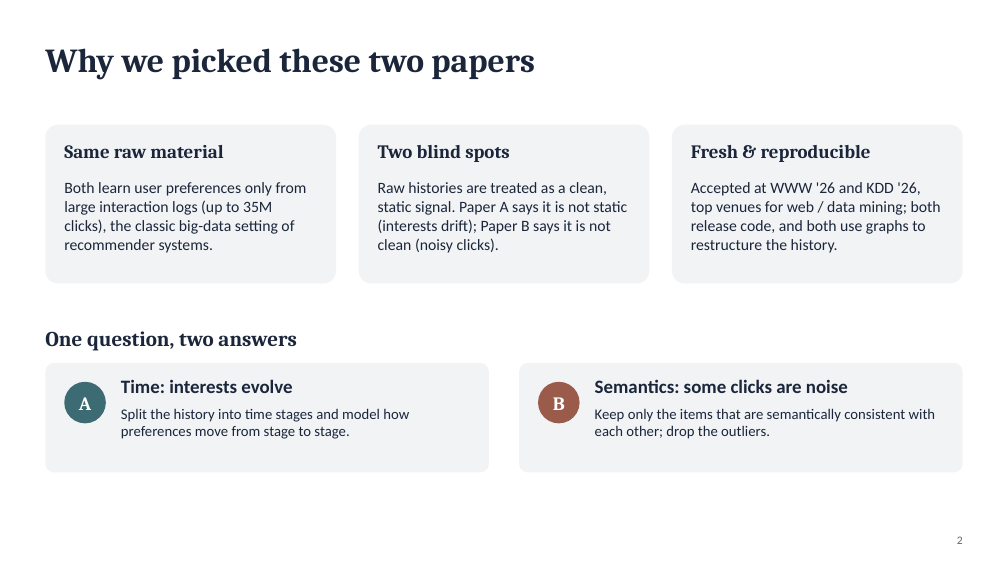
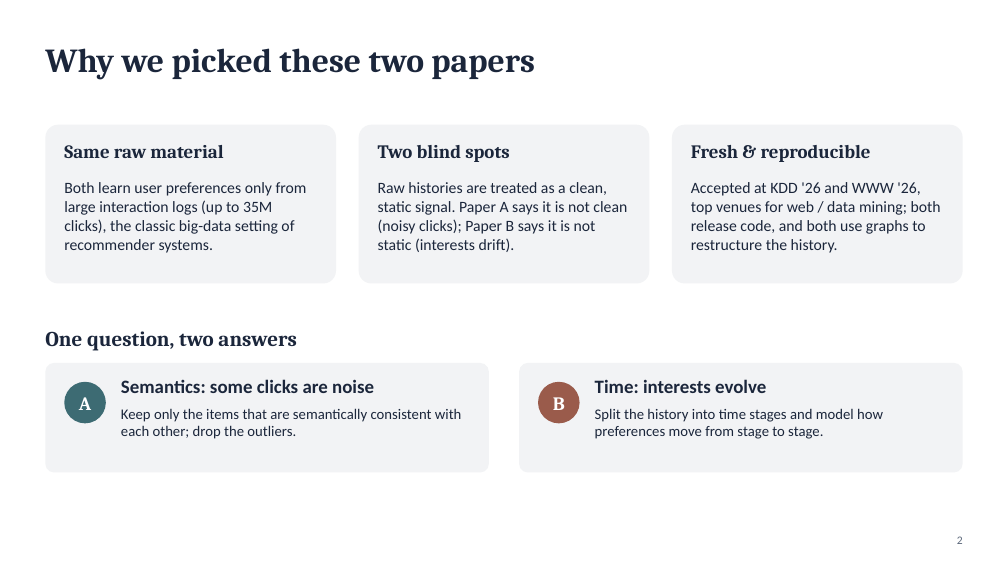
Before and after one commit to CH-Joshua-Hsiao/NYCU-BigDataAnalytics-Papers, a slide deck: slide 2 of paper_presentation.pptx. Drawn at 1008x567 pixels with LibreOffice and Linux fonts; fonts in the diff are those of the drawing. Boxes give left, top, right and bottom in pixels: in the first picture for what was removed or moved away, otherwise in the second. Text is boxed around its words. In the diff, an @@ line names an element or a change of style, - is before the commit and + after.

```diff
--- a/paper_presentation.pptx
+++ b/paper_presentation.pptx
@@ text at [378,182,627,252]: text changed @@
-Raw histories are treated as a clean, static signal. Paper A says it is not static (interests drift); Paper B says it is not clean (noisy clicks).
+Raw histories are treated as a clean, static signal. Paper A says it is not clean (noisy clicks); Paper B says it is not static (interests drift).
@@ text at [691,182,941,253]: text changed @@
-Accepted at WWW '26 and KDD '26, top venues for web / data mining; both release code, and both use graphs to restructure the history.
+Accepted at KDD '26 and WWW '26, top venues for web / data mining; both release code, and both use graphs to restructure the history.
@@ text at [121,379,374,393]: text changed @@
-Time: interests evolve
+Semantics: some clicks are noise
@@ text at [595,379,766,393]: text changed @@
-Semantics: some clicks are noise
+Time: interests evolve
@@ text at [121,408,462,439]: text changed @@
-Split the history into time stages and model how preferences move from stage to stage.
+Keep only the items that are semantically consistent with each other; drop the outliers.
@@ text at [595,408,883,439]: text changed @@
-Keep only the items that are semantically consistent with each other; drop the outliers.
+Split the history into time stages and model how preferences move from stage to stage.
```
Also in this commit, not shown: 12 other slides changed, 16 other files.
